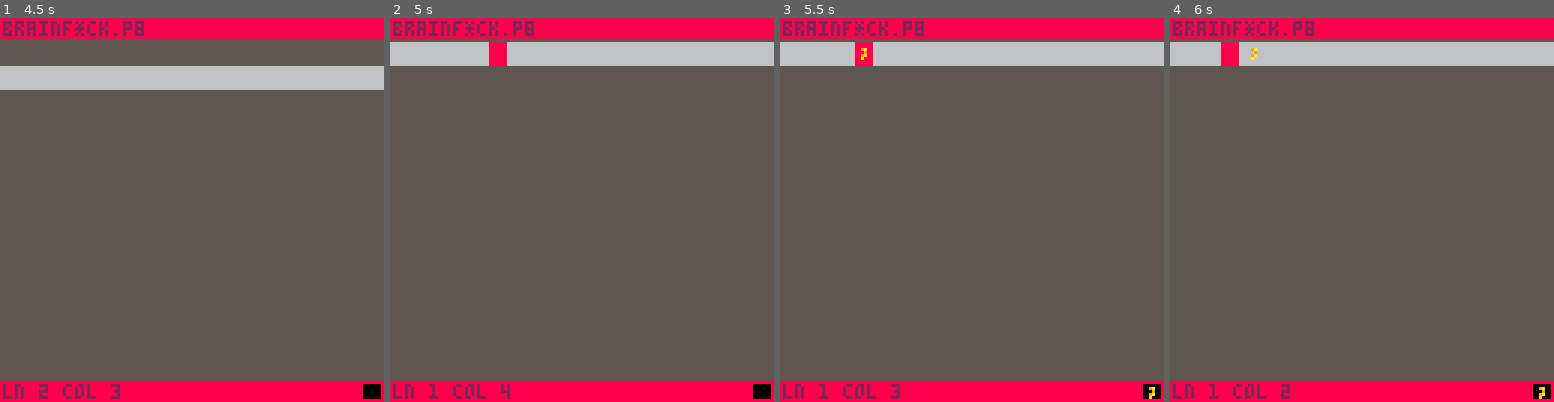
Above: before the commit, frames 1-4 (left to right).
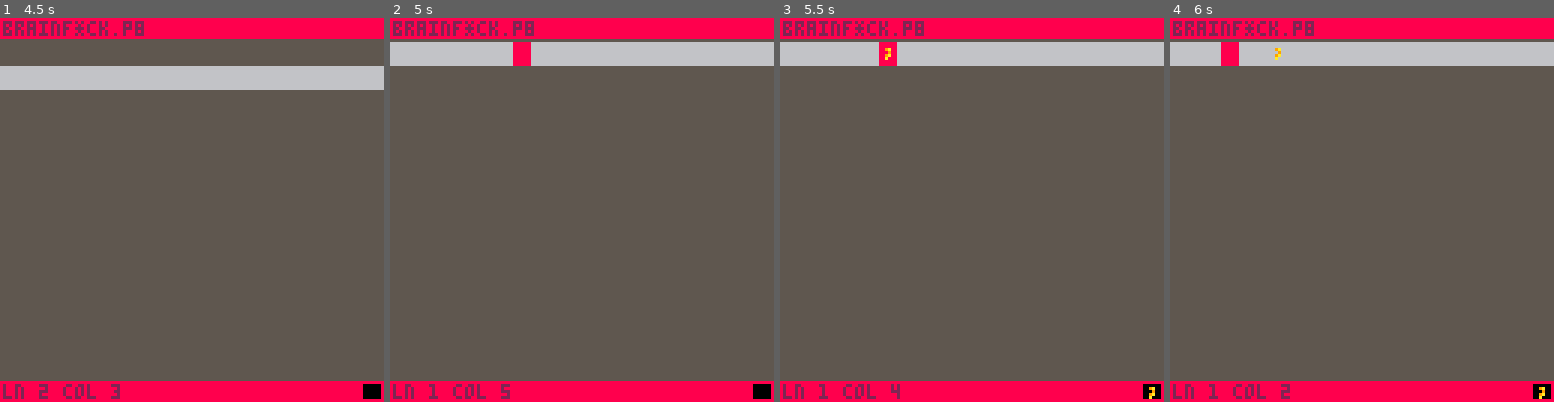
Above: after the commit, the same moments.

Repository: EveMeows/PicoBrained
Game: PICO-8 cartridge pico.p8
The game is run twice, just before and just after one commit, with the same random seed, the same clock (stepped at 60 frames per second) and the same inputs.
Inputs:
- Up to frame 1 (4.5 s): tap X (X key) at 0.33, 1.07, 1.85, 2.97, 4.08 s; tap O (Z key) at 0.7, 1.7, 2.1, 2.5, 2.9, 3.3, 3.7, 4.1 s; hold Right 1.6-2.1 s; hold Up 2.15-2.42 s; hold Right 2.47-3.03 s; hold Left 3.08-3.58 s; hold Down 3.63-3.97 s; hold Right from 4.02 s (still down)
- Up to frame 2 (5 s): tap O (Z key) at 4.5, 4.9 s; release Right at 4.68 s; hold Up from 4.73 s (still down)
- Up to frame 3 (5.5 s): release Up at 5.03 s; hold Left from 5.08 s (still down); tap X (X key) at 5.2 s; tap O (Z key) at 5.3 s
- Up to frame 4 (6 s): release Left at 5.68 s; tap O (Z key) at 5.7 s; hold Down from 5.73 s (still down)

Frame 1 is identical in both runs. In frame 2, 0.6% of the frame differs, in the area x 25-37%, y 6-100%; in frame 3, 0.6%, in the area x 19-31%, y 6-100%; in frame 4, less than 0.1%.

Commit message:
Cursor moves faster, add up-down camera,

Diff:
--- a/pico.p8
+++ b/pico.p8
@@ -4,6 +4,9 @@
 dt = 1/stat(7)
 
 function _init()
+	-- set btnp delay
+	poke(0x5f5d, 2.5)
+
 	state:set(editing)
 end
 
@@ -119,6 +122,20 @@
 	self.cam.x -= c*8
 end
 
+function editing:__incs(c)
+	self.bounds.u += c
+	self.bounds.d += c
+
+	self.cam.y += c*8
+end
+
+function editing:__rms(c)
+	self.bounds.u -= c
+	self.bounds.d -= c
+
+	self.cam.y -= c*8
+end
+
 function editing:update()
 	-- cursor blinking
 	local cur = self.cursor
@@ -164,7 +181,8 @@
 		-- if we want to delete
 		if self.active.token == tokens.kill then
 			self.lines[self.pos.ln][self.pos.cm] = nil
-		else -- place token down
+		else
+		-- place token down
 			self.lines[self.pos.ln][self.pos.cm] = self.active.token
 		end
 	end
@@ -187,9 +205,15 @@
 	if btnp(⬆️) then
 		if self.pos.ln > 1 then
 			self.pos.ln -= 1
+			if self.pos.ln < self.bounds.u then
+				self:__rms(1)
+			end
 		end
 	elseif btnp(⬇️) then
 		self.pos.ln += 1
+		if self.pos.ln > self.bounds.d then
+			self:__incs(1)
+		end
 	end
 end
 
@@ -202,14 +226,15 @@
 	-- line background
 	if settings.lsh then
 		rectfill(
-			0, cy,
-			128, cy + 7,
+			0, cy - self.cam.y,
+			128, (cy - self.cam.y) + 7,
 			settings.lcl
 		)
 	end
 
-	-- the cursor line goes above the camera
-	-- but not the cursor... idk how this works?
+	-- set camera for cursor and tokens
+	--! the cursor line goes above the camera
+	--! but not the cursor... idk how this works?
 	camera(self.cam.x, self.cam.y)
 
 
@@ -237,6 +262,8 @@
 		end
 	end
 
+	-- reset camera for ui
+	-- (the bands)
 	camera(0, 0)
 
 	-- top band
